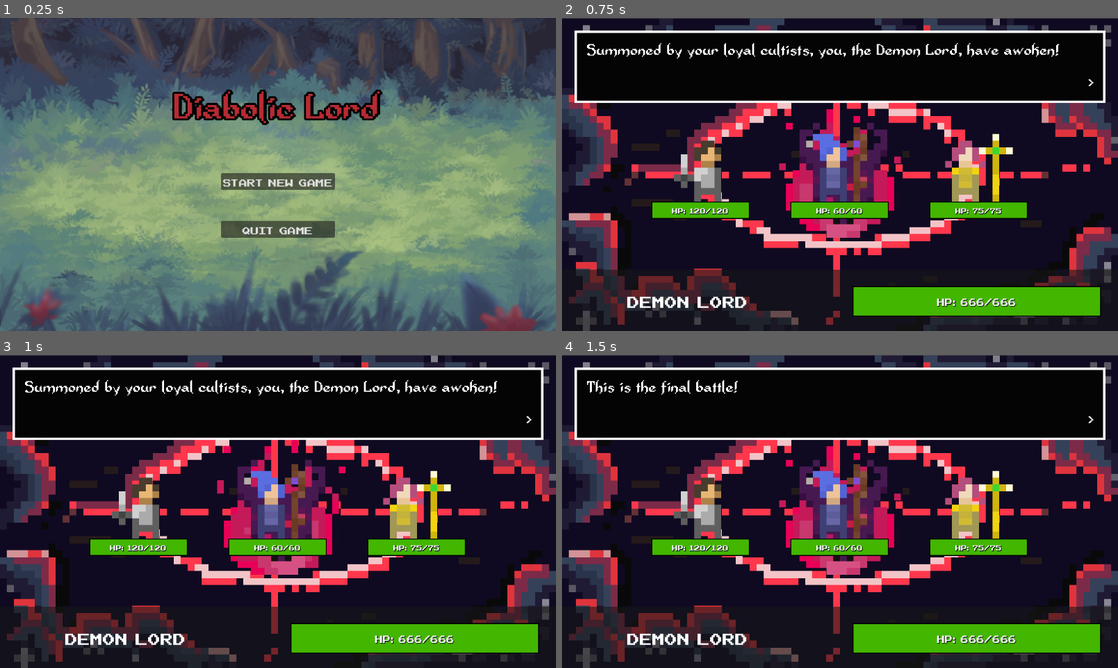
Above: before the commit, frames 1-4 (two rows, left to right).
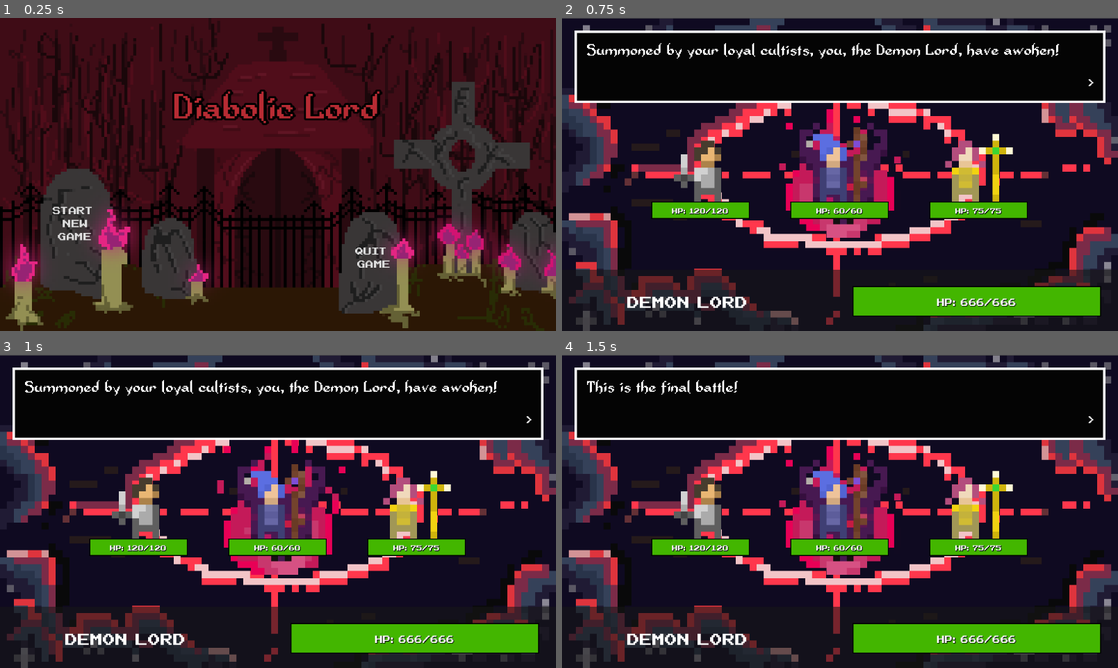
Above: after the commit, the same moments.

Repository: GeMini-220/Diabolic-Lord
Game: Godot game, scene res://MainScenes/start_menu.tscn
The game is run twice, just before and just after one commit, with the same random seed, the same clock (stepped at 60 frames per second) and the same inputs.
Inputs (mouse positions are in pixels of both pictures, inside the frame that each line leads up to):
- Up to frame 1 (0.25 s): no input
- Up to frame 2 (0.75 s): click "Start New Game" at 0.5 s
- Up to frame 3 (1 s): no input
- Up to frame 4 (1.5 s): tap Enter (ui_accept) at 1.25 s; move the mouse to (962, 495) at 1.27 s; click (962, 495) at 1.42 s

The runs differ from the first frame. In frame 1, 98% of the frame differs, in the area x 0-100%, y 0-100%; in frame 2, nothing differs; in frame 3, nothing differs; in frame 4, nothing differs.

Commit message:
Changed Main Menu to reflect new art and UI

Diff:
--- a/MainScenes/start_menu.tscn
+++ b/MainScenes/start_menu.tscn
@@ -1,9 +1,21 @@
-[gd_scene load_steps=5 format=3 uid="uid://bt0p0f1doph00"]
+[gd_scene load_steps=11 format=3 uid="uid://bt0p0f1doph00"]
 
-[ext_resource type="Texture2D" uid="uid://u06ai6t8fqc2" path="res://Image/battleback1.png" id="1_l2ec1"]
 [ext_resource type="Script" path="res://src/start_menu.gd" id="1_yf0g8"]
+[ext_resource type="Texture2D" uid="uid://c71gg1jag5br4" path="res://Image/Mausoleum_Background.png" id="2_37vsj"]
 [ext_resource type="FontFile" uid="uid://cvy4ahqpj54t0" path="res://fonts/Adventurer.ttf" id="2_wgoxx"]
 [ext_resource type="FontFile" uid="uid://7jvdsijkjmcl" path="res://fonts/NESCyrillic.ttf" id="3_7t56n"]
+
+[sub_resource type="StyleBoxEmpty" id="StyleBoxEmpty_5c30k"]
+
+[sub_resource type="StyleBoxEmpty" id="StyleBoxEmpty_oxn2p"]
+
+[sub_resource type="StyleBoxEmpty" id="StyleBoxEmpty_411go"]
+
+[sub_resource type="StyleBoxEmpty" id="StyleBoxEmpty_jmgfj"]
+
+[sub_resource type="StyleBoxEmpty" id="StyleBoxEmpty_ayfon"]
+
+[sub_resource type="StyleBoxEmpty" id="StyleBoxEmpty_dd4pb"]
 
 [node name="Start Menu" type="Control"]
 layout_mode = 3
@@ -21,28 +33,20 @@
 anchor_bottom = 1.0
 grow_horizontal = 2
 grow_vertical = 2
-texture = ExtResource("1_l2ec1")
+texture = ExtResource("2_37vsj")
 
-[node name="MarginContainer" type="MarginContainer" parent="."]
-layout_mode = 1
-anchors_preset = 15
-anchor_right = 1.0
-anchor_bottom = 1.0
-grow_horizontal = 2
-grow_vertical = 2
-theme_override_constants/margin_left = 12
-theme_override_constants/margin_top = 12
-theme_override_constants/margin_right = 12
-theme_override_constants/margin_bottom = 12
-
-[node name="VBoxContainer" type="VBoxContainer" parent="MarginContainer"]
+[node name="VBoxContainer" type="VBoxContainer" parent="."]
 layout_mode = 2
+offset_left = 12.0
+offset_top = 12.0
+offset_right = 1140.0
+offset_bottom = 636.0
 theme_override_constants/separation = 140
 
-[node name="Seperator" type="Control" parent="MarginContainer/VBoxContainer"]
+[node name="Seperator" type="Control" parent="VBoxContainer"]
 layout_mode = 2
 
-[node name="Label" type="Label" parent="MarginContainer/VBoxContainer"]
+[node name="Label" type="Label" parent="VBoxContainer"]
 layout_mode = 2
 theme_override_colors/font_color = Color(0.717647, 0.168627, 0.2, 1)
 theme_override_colors/font_shadow_color = Color(0, 0, 0, 1)
@@ -55,41 +59,48 @@
 horizontal_alignment = 1
 vertical_alignment = 1
 
-[node name="HBoxContainer" type="HBoxContainer" parent="MarginContainer"]
-layout_mode = 2
-alignment = 1
-
-[node name="VBoxContainer" type="VBoxContainer" parent="MarginContainer/HBoxContainer"]
-layout_mode = 2
-theme_override_constants/separation = 64
-alignment = 1
-
-[node name="Seperator2" type="Control" parent="MarginContainer/HBoxContainer/VBoxContainer"]
-layout_mode = 2
-
-[node name="Seperator3" type="Control" parent="MarginContainer/HBoxContainer/VBoxContainer"]
-layout_mode = 2
-
-[node name="start_new_game" type="Button" parent="MarginContainer/HBoxContainer/VBoxContainer"]
+[node name="start_new_game" type="Button" parent="."]
 custom_minimum_size = Vector2(120, 32)
 layout_mode = 2
+offset_left = 31.0
+offset_top = 382.0
+offset_right = 271.0
+offset_bottom = 444.0
 theme_override_fonts/font = ExtResource("3_7t56n")
 theme_override_font_sizes/font_size = 35
-text = "Start New Game"
+theme_override_styles/normal = SubResource("StyleBoxEmpty_5c30k")
+theme_override_styles/hover = SubResource("StyleBoxEmpty_oxn2p")
+text = "Start
+ New
+ Game"
 
-[node name="load_game" type="Button" parent="MarginContainer/HBoxContainer/VBoxContainer"]
+[node name="load_game" type="Button" parent="."]
 custom_minimum_size = Vector2(120, 32)
 layout_mode = 2
+offset_left = 269.0
+offset_top = 460.0
+offset_right = 424.0
+offset_bottom = 514.0
 theme_override_fonts/font = ExtResource("3_7t56n")
 theme_override_font_sizes/font_size = 35
-text = "Load Game"
+theme_override_styles/normal = SubResource("StyleBoxEmpty_411go")
+theme_override_styles/hover = SubResource("StyleBoxEmpty_jmgfj")
+text = "Load
+ Game"
 
-[node name="quit_game" type="Button" parent="MarginContainer/HBoxContainer/VBoxContainer"]
+[node name="quit_game" type="Button" parent="."]
 custom_minimum_size = Vector2(120, 32)
 layout_mode = 2
+offset_left = 688.0
+offset_top = 462.0
+offset_right = 851.0
+offset_bottom = 524.0
 theme_override_fonts/font = ExtResource("3_7t56n")
 theme_override_font_sizes/font_size = 35
-text = "Quit Game"
+theme_override_styles/normal = SubResource("StyleBoxEmpty_ayfon")
+theme_override_styles/hover = SubResource("StyleBoxEmpty_dd4pb")
+text = "Quit
+ Game"
 
 [node name="ConfirmationDialog" type="ConfirmationDialog" parent="."]
 initial_position = 2
@@ -154,8 +165,8 @@
 theme_override_font_sizes/font_size = 25
 text = "No"
 
-[connection signal="pressed" from="MarginContainer/HBoxContainer/VBoxContainer/start_new_game" to="." method="_on_start_new_game_pressed"]
-[connection signal="pressed" from="MarginContainer/HBoxContainer/VBoxContainer/load_game" to="." method="_on_load_game_pressed"]
-[connection signal="pressed" from="MarginContainer/HBoxContainer/VBoxContainer/quit_game" to="." method="_on_quit_game_pressed"]
+[connection signal="pressed" from="start_new_game" to="." method="_on_start_new_game_pressed"]
+[connection signal="pressed" from="load_game" to="." method="_on_load_game_pressed"]
+[connection signal="pressed" from="quit_game" to="." method="_on_quit_game_pressed"]
 [connection signal="pressed" from="ConfirmationDialog/HBoxContainer/VBoxContainer/confirm_button" to="." method="_on_confirm_button_pressed"]
 [connection signal="pressed" from="ConfirmationDialog/HBoxContainer/VBoxContainer/cancel_button" to="." method="_on_cancel_button_pressed"]
--- a/src/start_menu.gd
+++ b/src/start_menu.gd
@@ -2,7 +2,7 @@
 
 @onready var battle_scene = preload("res://MainScenes/battle.tscn") as PackedScene
 @onready var confirmation_dialog = $ConfirmationDialog
-@onready var load_game = $MarginContainer/HBoxContainer/VBoxContainer/load_game
+@onready var load_game = $load_game
 
 func _ready():
 	var save_file = FileAccess.open(State.FILE_PATH, FileAccess.READ)
Binary file added: Image/Mausoleum_Background.png
Not shown, added: Image/Mausoleum_Background.png.import
